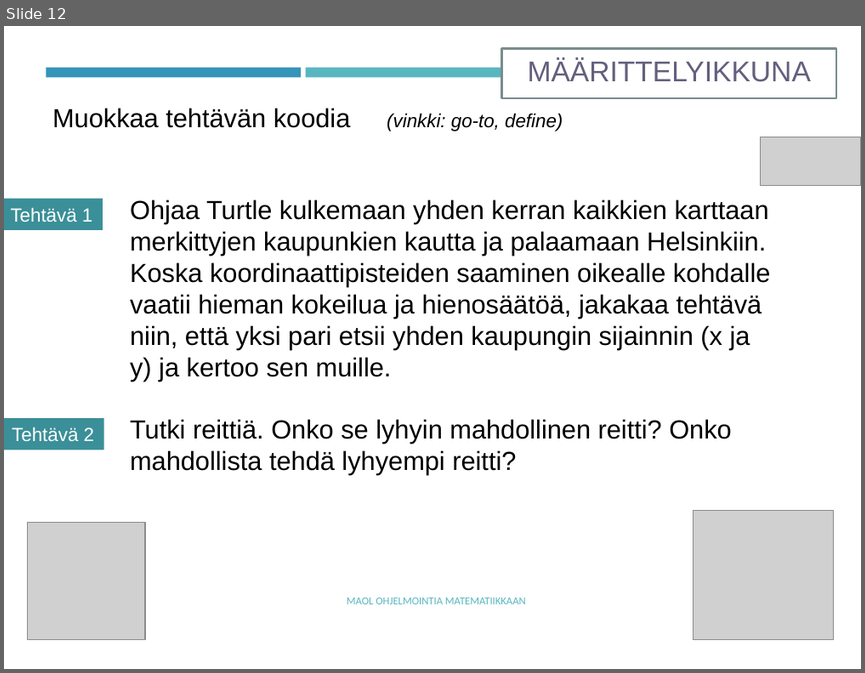
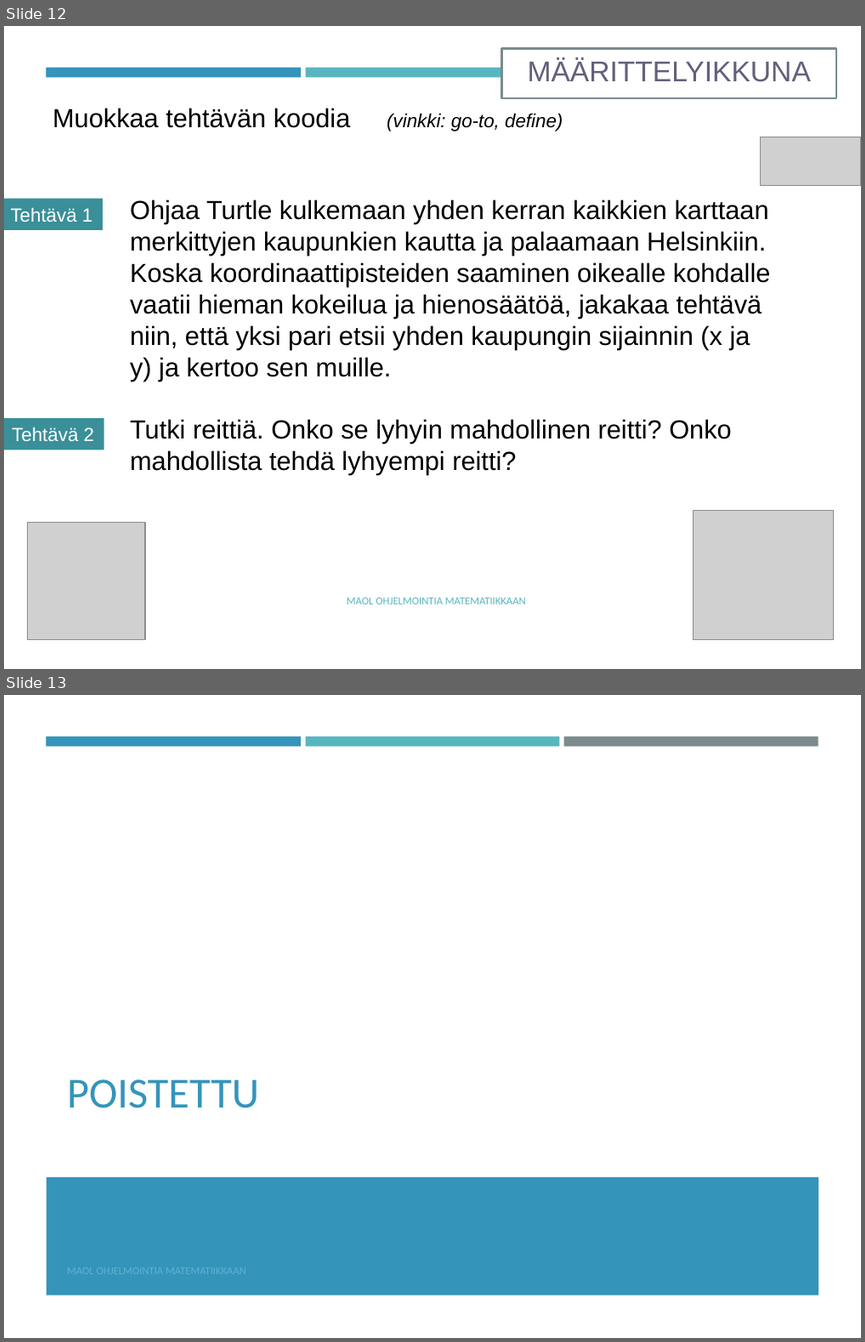
Before and after one commit to tyynetyyne/tyynetyyne.github.io, a slide deck: tehtavat/tiedostot/maol/power_point/Racket-MAOL-5-6-turtle2.pptx. Shown one above the other, each under a label of ours: slide 12 before the commit, slides 12 and 13 after it. The pictures are 865x673 and 865x1342 pixels, drawn with LibreOffice and Linux fonts; fonts in the diff are those of the drawing; grey boxes stand for pictures. Boxes give left, top, right and bottom in pixels: in the first picture for what was removed or moved away, otherwise in the second. Text is boxed around its words. In the diff, an @@ line names an element or a change of style, - is before the commit and + after.

```diff
--- a/tehtavat/tiedostot/maol/power_point/Racket-MAOL-5-6-turtle2.pptx
+++ b/tehtavat/tiedostot/maol/power_point/Racket-MAOL-5-6-turtle2.pptx
@@ slide 13 added at (4, 695, 861, 1338), background #FFFFFF; not listed: 2 template elements that a slide beside it also shows @@
@@ rectangle added at (564, 736, 818, 746), fill #7A8C8E @@
@@ title added at (67, 1079, 259, 1108), 36 pt, text #3494BA @@
+POISTETTU
@@ rectangle added at (46, 1176, 819, 1295), fill #3494BA @@
```
Also in this commit, not shown: 1 other slide added, 3 other files.
